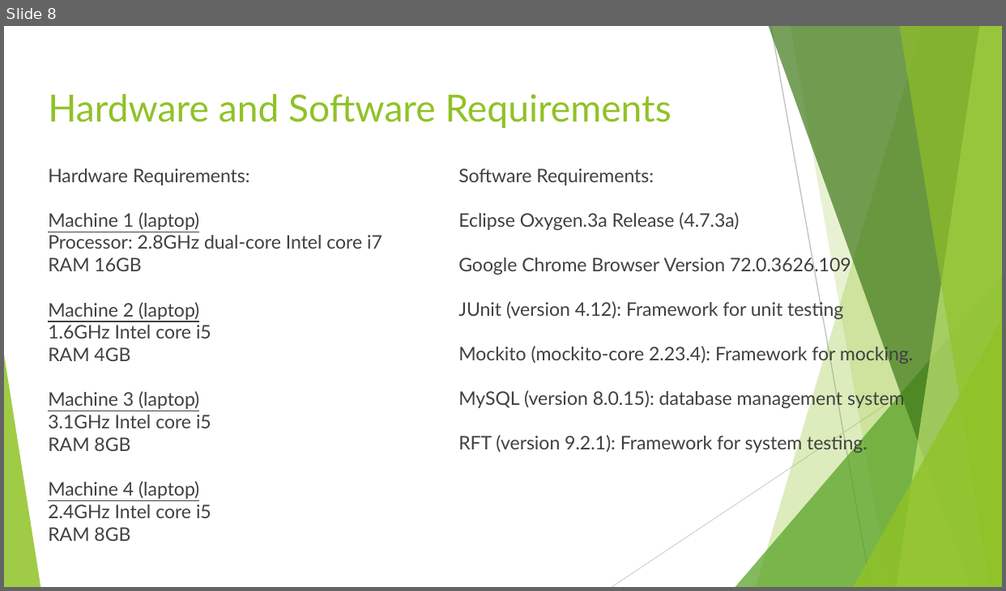
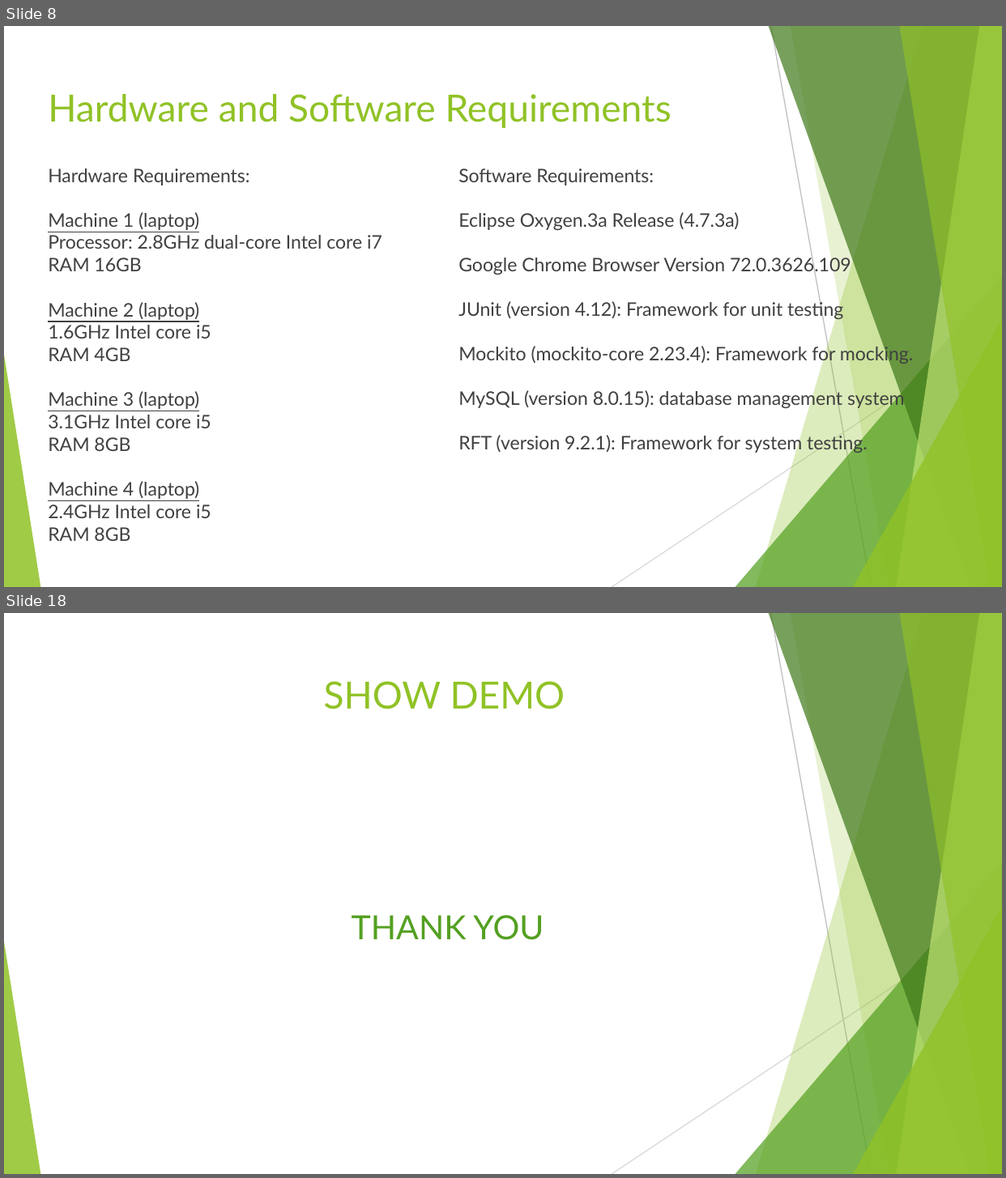
Before and after one commit to apere089/SoftTestT5, a slide deck: Presentation_1.pptx. Shown one above the other, each under a label of ours: slide 8 before the commit, slides 8 and 18 after it; the slides between them are not shown. The pictures are 1006x591 and 1006x1178 pixels, drawn with LibreOffice and Linux fonts; fonts in the diff are those of the drawing. Boxes give left, top, right and bottom in pixels: in the first picture for what was removed or moved away, otherwise in the second. Text is boxed around its words. In the diff, an @@ line names an element or a change of style, - is before the commit and + after.

```diff
--- a/Presentation_1.pptx
+++ b/Presentation_1.pptx
@@ slide 18 added at <box>4,613,1002,1174</box>, background #FFFFFF; not listed: 10 template elements that a slide beside it also shows @@
@@ title added at <box>324,681,565,709</box>, 27 pt, text #90C226 @@
+SHOW DEMO
@@ text added at <box>351,915,543,940</box>, 24 pt, text #54A021 @@
+THANK YOU
```
Also in this commit, not shown: 7 slides changed, 2 other slides added, 2 slides removed.
